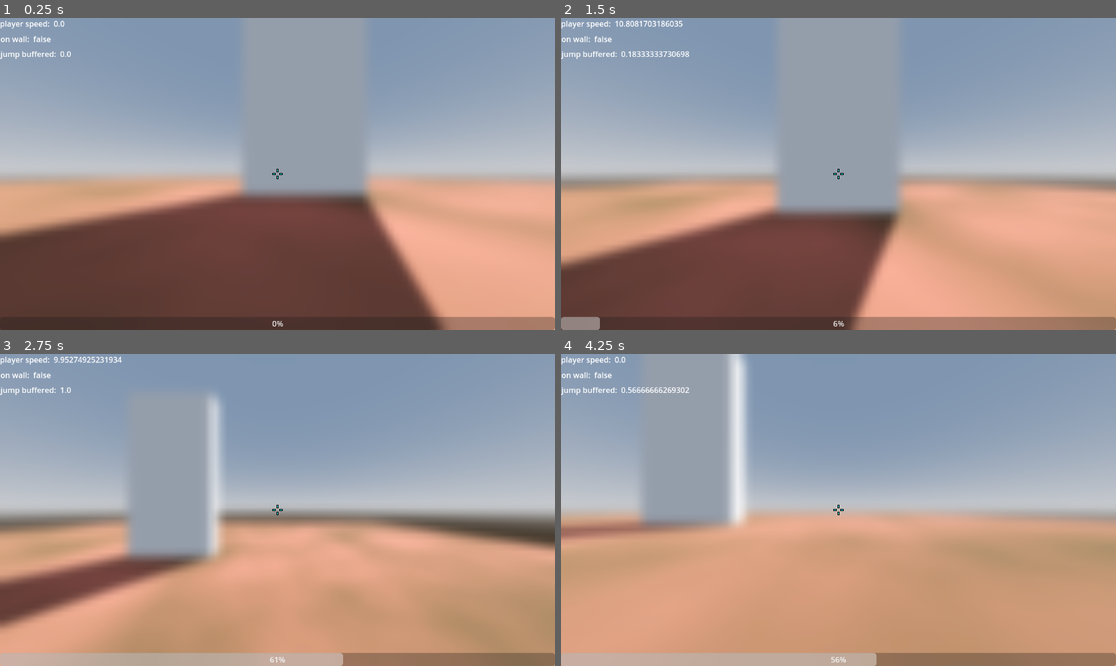
Above: before the commit, frames 1-4 (two rows, left to right).
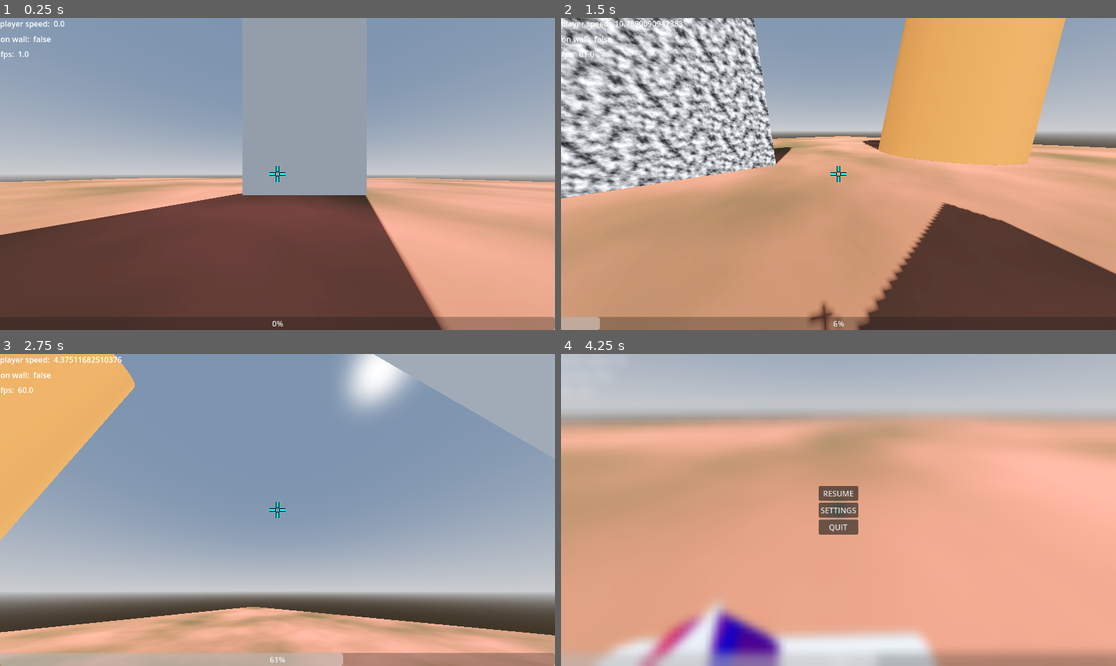
Above: after the commit, the same moments.

Repository: frederikhoheisel/pogotohell
Game: Godot game, scene res://level/test.tscn
The game is run twice, just before and just after one commit, with the same random seed, the same clock (stepped at 60 frames per second) and the same inputs.
Inputs (mouse positions are in pixels of both pictures, inside the frame that each line leads up to):
- Up to frame 1 (0.25 s): no input
- Up to frame 2 (1.5 s): tap Enter at 0.5 s; move the mouse to (960, 158) at 0.52 s; hold D (right) 0.53-1.28 s; hold Space (jump) 0.53-1.28 s; click (960, 158) at 0.67 s; move the mouse to (727, 189) at 1.27 s; hold S (backward) from 1.28 s (still down); tap Space (jump) at 1.35 s; click (727, 189) at 1.42 s
- Up to frame 3 (2.75 s): tap Space (jump) at 1.52, 1.82 s; move the mouse to (333, 441) at 2.02 s; release S (backward) at 2.03 s; hold D (right) from 2.03 s (still down); hold Space (jump) from 2.03 s (still down); click (333, 441) at 2.17 s
- Up to frame 4 (4.25 s): move the mouse to (810, 572) at 2.77 s; release D (right) at 2.78 s; release Space (jump) at 2.78 s; hold W (forward) 2.78-3.53 s; tap Space (jump) at 2.85, 3.02, 3.32 s; click (810, 572) at 2.92 s; move the mouse to (1005, 556) at 3.52 s; hold A (left) from 3.53 s (still down); hold Space (jump) from 3.53 s (still down); click (1005, 556) at 3.67 s; tap Escape (ui_cancel) at 4.15 s

The runs differ from the first frame. In frame 1, 4.1% of the frame differs, in the area x 0-100%, y 10-100%; in frame 2, 77%; in frame 3, 66%; in frame 4, 80%, in the area x 0-100%, y 0-100%.

Commit message:
crosshair editor

Diff:
--- a/pogo-to-hell/entities/player/player.gd
+++ b/pogo-to-hell/entities/player/player.gd
@@ -152,7 +152,7 @@
 		low_pivot.rotation.z = move_toward(low_pivot.rotation.z, 0.0, delta)
 
 
-	if not on_wall and jump_strength < 0.1 or (self.is_on_wall() and not on_wall):
+	if (not on_wall and jump_strength < 0.1 or (self.is_on_wall() and not on_wall)) or not on_wall and not self.is_on_floor():
 		head.rotation.z = move_toward(head.rotation.z, 0.0, delta)
 		pogo.global_rotation.z = move_toward(pogo.global_rotation.z, 0.0, delta)
 		pogo.global_rotation.x = move_toward(pogo.global_rotation.x, 0.0, delta)
--- a/pogo-to-hell/level/test.tscn
+++ b/pogo-to-hell/level/test.tscn
@@ -1,8 +1,7 @@
-[gd_scene load_steps=20 format=3 uid="uid://lwbfiwaigua3"]
+[gd_scene load_steps=19 format=3 uid="uid://lwbfiwaigua3"]
 
 [ext_resource type="PackedScene" uid="uid://cp0aw825yr8om" path="res://entities/player/player.tscn" id="1_dlp0f"]
 [ext_resource type="PackedScene" uid="uid://c1mxi56rrm2c4" path="res://ui/hud.tscn" id="2_8abgs"]
-[ext_resource type="PackedScene" uid="uid://ch062xtce311c" path="res://ui/pause_menu.tscn" id="3_sywkh"]
 
 [sub_resource type="ProceduralSkyMaterial" id="ProceduralSkyMaterial_dlp0f"]
 sky_horizon_color = Color(0.66224277, 0.6717428, 0.6867428, 1)
@@ -63,8 +62,6 @@
 
 [node name="Test" type="Node3D"]
 
-[node name="PauseMenu" parent="." instance=ExtResource("3_sywkh")]
-
 [node name="WorldEnvironment" type="WorldEnvironment" parent="."]
 environment = SubResource("Environment_sywkh")
 
--- a/pogo-to-hell/ui/crosshair.gdshader
+++ b/pogo-to-hell/ui/crosshair.gdshader
@@ -1,50 +1,50 @@
 shader_type canvas_item;
 
 
-uniform float thick: hint_range(0.0, 0.5, 0.01) = 0.1;
-uniform float hole: hint_range(-0.5, 0.5, 0.01) = 0.2;
-uniform float halo_thickness: hint_range(0.0, 0.2, 0.01) = 0.01;
+uniform float thick: hint_range(0.0, 0.5, 0.01) = 0.03;
+uniform float hole: hint_range(0.0, 0.5, 0.01) = 0.06;
+uniform float halo_thickness: hint_range(0.0, 0.1, 0.001) = 0.02;
 uniform float size: hint_range(0.0, 1.0, 0.01) = 0.5;
-uniform vec4 col: source_color;
+uniform vec4 col: source_color = vec4(0.0, 1.0, 1.0, 1.0);
 uniform bool use_inv_screen_color = false;
 uniform sampler2D screen_texture : hint_screen_texture, repeat_disable, filter_nearest;
 
 
 void fragment() {
-	vec4 color;
+	vec3 color;
 	if (use_inv_screen_color) {
-		color = texture(screen_texture, SCREEN_UV);
-		color = vec4(1.0) - color;
+		color = texture(screen_texture, SCREEN_UV).rgb;
+		color = vec3(1.0) - color;
 	}
 	else {
-		color = col;
+		color = col.rgb;
 	}
 
 	vec2 uv = UV;
 
-	float alpha = max(step(0.5 - thick, uv.x) - step(0.5 + thick, uv.x), step(0.5 - thick, uv.y) - step(0.5 + thick, uv.y));
+	float alpha = max(step(0.5 - thick - halo_thickness, uv.x) - step(0.5 + thick + halo_thickness, uv.x), step(0.5 - thick - halo_thickness, uv.y) - step(0.5 + thick + halo_thickness, uv.y));
 
 	alpha -= min(1.0 - (step(0.5 + hole, uv.x) + 1.0 - step(0.5 - hole, uv.x)), 1.0 - (step(0.5 + hole, uv.y) + 1.0 - step(0.5 - hole, uv.y)));
 
-	alpha -= step(0.5 + size / 2.0, uv.x);
-	alpha -= 1.0 - step(0.5 - size / 2.0, uv.x);
-	alpha -= step(0.5 + size / 2.0, uv.y);
-	alpha -= 1.0 - step(0.5 - size / 2.0, uv.y);
+	alpha -= step(0.5 + size / 2.0 + halo_thickness, uv.x);
+	alpha -= 1.0 - step(0.5 - size / 2.0 - halo_thickness, uv.x);
+	alpha -= step(0.5 + size / 2.0 + halo_thickness, uv.y);
+	alpha -= 1.0 - step(0.5 - size / 2.0 - halo_thickness, uv.y);
 
 	// uv.y < 0.5 - thick + halo_thickness
 
-	if (uv.x > 0.5 + thick - halo_thickness && uv.y < 0.5 - thick + halo_thickness ||
-		uv.x < 0.5 - thick + halo_thickness && uv.y < 0.5 - thick + halo_thickness ||
-		uv.x > 0.5 + thick - halo_thickness && uv.y > 0.5 + thick - halo_thickness ||
-		uv.x < 0.5 - thick + halo_thickness && uv.y > 0.5 + thick - halo_thickness ||
-		uv.y < halo_thickness + 0.5 - size / 2.0 || uv.y > 1.0 - halo_thickness - 0.5 + size / 2.0 ||
-		uv.x < halo_thickness + 0.5 - size / 2.0 || uv.x > 1.0 - halo_thickness - 0.5 + size / 2.0 ||
+	if (uv.x > 0.5 + thick && uv.y < 0.5 - thick ||
+		uv.x < 0.5 - thick && uv.y < 0.5 - thick ||
+		uv.x > 0.5 + thick && uv.y > 0.5 + thick ||
+		uv.x < 0.5 - thick && uv.y > 0.5 + thick ||
+		uv.y < 0.5 - size / 2.0 || uv.y > 1.0 - 0.5 + size / 2.0 ||
+		uv.x < 0.5 - size / 2.0 || uv.x > 1.0 - 0.5 + size / 2.0 ||
 		uv.x > 0.5 - hole - halo_thickness && uv.x < 0.5 + hole + halo_thickness &&
 		uv.y > 0.5 - hole - halo_thickness && uv.y < 0.5 + hole + halo_thickness)
 	{
-		color = vec4(0.0, 0.0, 0.0, 1.0);
+		color = vec3(0.0, 0.0, 0.0);
 	}
 
-	COLOR = color;
+	COLOR.rgb = color;
 	COLOR.a = alpha;
 }
--- /dev/null
+++ b/pogo-to-hell/ui/crosshair.tres
@@ -0,0 +1,12 @@
+[gd_resource type="ShaderMaterial" load_steps=2 format=3 uid="uid://c7n6hmrhx0x1n"]
+
+[ext_resource type="Shader" uid="uid://6pdoa2h2fsuk" path="res://ui/crosshair.gdshader" id="1_pyn8h"]
+
+[resource]
+shader = ExtResource("1_pyn8h")
+shader_parameter/thick = 0.03
+shader_parameter/hole = 0.06
+shader_parameter/halo_thickness = 0.02
+shader_parameter/size = 0.5
+shader_parameter/col = Color(0, 1, 1, 1)
+shader_parameter/use_inv_screen_color = false
--- a/pogo-to-hell/ui/hud.gd
+++ b/pogo-to-hell/ui/hud.gd
@@ -8,10 +8,30 @@
 @onready var debug_label_1: Label = $DebugLabel1
 @onready var debug_label_2: Label = $DebugLabel2
 @onready var debug_label_3: Label = $DebugLabel3
+@onready var settings_menu: CanvasLayer = $SettingsMenu
+@onready var pause_menu: CanvasLayer = $PauseMenu
+
+
+func _input(event: InputEvent) -> void:
+	if event.is_action_pressed("ui_cancel"):
+		print(event)
+		if pause_menu.settings_shown:
+			_on_pause_menu_settings_pressed(false)
+			pause_menu.settings_shown = false
+
+		pause_menu.paused = not pause_menu.paused
+
+		Input.set_mouse_mode(Input.MOUSE_MODE_VISIBLE if pause_menu.paused else Input.MOUSE_MODE_CAPTURED)
+		pause_menu.visible = pause_menu.paused
+		get_tree().paused = pause_menu.paused
 
 
 func _process(_delta: float) -> void:
 	progress_bar.value = player.jump_strength * 100.0
 	debug_label_1.text = "player speed:  " + str(player.velocity.length())
 	debug_label_2.text = "on wall:  " + str(player.on_wall)
-	debug_label_3.text = "jump buffered:  " + str(player.wish_dir.length())
+	debug_label_3.text = "fps:  " + str(Engine.get_frames_per_second())
+
+
+func _on_pause_menu_settings_pressed(toggled_on: bool) -> void:
+	settings_menu.visible = toggled_on
--- a/pogo-to-hell/ui/hud.tscn
+++ b/pogo-to-hell/ui/hud.tscn
@@ -1,16 +1,9 @@
-[gd_scene load_steps=4 format=3 uid="uid://c1mxi56rrm2c4"]
+[gd_scene load_steps=5 format=3 uid="uid://c1mxi56rrm2c4"]
 
 [ext_resource type="Script" uid="uid://d2iuqmxdbt7ko" path="res://ui/hud.gd" id="1_rbyyf"]
-[ext_resource type="Shader" uid="uid://6pdoa2h2fsuk" path="res://ui/crosshair.gdshader" id="2_276te"]
-
-[sub_resource type="ShaderMaterial" id="ShaderMaterial_546lt"]
-shader = ExtResource("2_276te")
-shader_parameter/thick = 0.02999999932944
-shader_parameter/hole = 0.05999998748288004
-shader_parameter/halo_thickness = 0.01999999955296
-shader_parameter/size = 0.3499999921768
-shader_parameter/col = Color(0, 1, 1, 1)
-shader_parameter/use_inv_screen_color = false
+[ext_resource type="Material" uid="uid://c7n6hmrhx0x1n" path="res://ui/crosshair.tres" id="2_7ihmi"]
+[ext_resource type="PackedScene" uid="uid://ch062xtce311c" path="res://ui/pause_menu.tscn" id="3_546lt"]
+[ext_resource type="PackedScene" uid="uid://d4baqm2niu2b0" path="res://ui/settings_menu.tscn" id="4_7ihmi"]
 
 [node name="Hud" type="CanvasLayer"]
 script = ExtResource("1_rbyyf")
@@ -40,8 +33,8 @@
 offset_right = 41.0
 offset_bottom = 86.0
 
-[node name="ColorRect" type="ColorRect" parent="."]
-material = SubResource("ShaderMaterial_546lt")
+[node name="Crosshair" type="ColorRect" parent="."]
+material = ExtResource("2_7ihmi")
 custom_minimum_size = Vector2(32, 32)
 anchors_preset = 8
 anchor_left = 0.5
@@ -55,3 +48,14 @@
 grow_horizontal = 2
 grow_vertical = 2
 mouse_filter = 2
+
+[node name="PauseMenu" parent="." instance=ExtResource("3_546lt")]
+layer = 2
+visible = false
+
+[node name="SettingsMenu" parent="." instance=ExtResource("4_7ihmi")]
+layer = 2
+visible = false
+
+[connection signal="settings_pressed" from="PauseMenu" to="." method="_on_pause_menu_settings_pressed"]
+[connection signal="settings_disabled" from="SettingsMenu" to="." method="_on_pause_menu_settings_pressed"]
--- a/pogo-to-hell/ui/pause_menu.gd
+++ b/pogo-to-hell/ui/pause_menu.gd
@@ -1,18 +1,25 @@
 extends CanvasLayer
 
 
-var paused: bool = false
+signal settings_pressed(toggled_on: bool)
 
 
-# Called when the node enters the scene tree for the first time.
-func _ready() -> void:
-	pass # Replace with function body.
+var paused: bool = false
+var settings_shown: bool = false
 
 
-func _unhandled_input(event: InputEvent) -> void:
-	if event.is_action_pressed("ui_cancel"):
-		paused = not paused
+func _on_settings_button_pressed() -> void:
+	settings_pressed.emit(true)
+	settings_shown = true
 
-		Input.set_mouse_mode(Input.MOUSE_MODE_VISIBLE if paused else Input.MOUSE_MODE_CAPTURED)
-		self.visible = paused
-		get_tree().paused = paused
+
+func _on_resume_button_pressed() -> void:
+	paused = false
+
+	Input.set_mouse_mode(Input.MOUSE_MODE_CAPTURED)
+	self.visible = paused
+	get_tree().paused = paused
+
+
+func _on_exit_button_pressed() -> void:
+	get_tree().quit()
--- a/pogo-to-hell/ui/pause_menu.tscn
+++ b/pogo-to-hell/ui/pause_menu.tscn
@@ -9,13 +9,7 @@
 
 void fragment() {
 	COLOR = textureLod(screen_texture, SCREEN_UV, 3.0);
-}
-
-//void light() {
-//	// Called for every pixel for every light affecting the CanvasItem.
-//	// Uncomment to replace the default light processing function with this one.
-//}
-"
+}"
 
 [sub_resource type="ShaderMaterial" id="ShaderMaterial_ejwgg"]
 shader = SubResource("Shader_50142")
@@ -25,10 +19,41 @@
 script = ExtResource("1_50142")
 
 [node name="ColorRect" type="ColorRect" parent="."]
-z_index = 1
 material = SubResource("ShaderMaterial_ejwgg")
 anchors_preset = 15
 anchor_right = 1.0
 anchor_bottom = 1.0
 grow_horizontal = 2
 grow_vertical = 2
+mouse_filter = 2
+
+[node name="VBoxContainer" type="VBoxContainer" parent="."]
+anchors_preset = 8
+anchor_left = 0.5
+anchor_top = 0.5
+anchor_right = 0.5
+anchor_bottom = 0.5
+offset_left = -20.0
+offset_top = -20.0
+offset_right = 20.0
+offset_bottom = 20.0
+grow_horizontal = 2
+grow_vertical = 2
+mouse_filter = 2
+alignment = 1
+
+[node name="ResumeButton" type="Button" parent="VBoxContainer"]
+layout_mode = 2
+text = "RESUME"
+
+[node name="SettingsButton" type="Button" parent="VBoxContainer"]
+layout_mode = 2
+text = "SETTINGS"
+
+[node name="ExitButton" type="Button" parent="VBoxContainer"]
+layout_mode = 2
+text = "QUIT"
+
+[connection signal="pressed" from="VBoxContainer/ResumeButton" to="." method="_on_resume_button_pressed"]
+[connection signal="pressed" from="VBoxContainer/SettingsButton" to="." method="_on_settings_button_pressed"]
+[connection signal="pressed" from="VBoxContainer/ExitButton" to="." method="_on_exit_button_pressed"]
--- /dev/null
+++ b/pogo-to-hell/ui/settings_menu.gd
@@ -0,0 +1,47 @@
+extends CanvasLayer
+
+
+signal settings_disabled(to: bool)
+
+
+var crosshair_material: ShaderMaterial
+
+
+
+func _ready() -> void:
+	crosshair_material = %Crosshair.material
+	%ColorPicker.color = crosshair_material.get_shader_parameter("col")
+	%CheckBox.button_pressed = crosshair_material.get_shader_parameter("use_inv_screen_color")
+	%LenghtHSlider.value = crosshair_material.get_shader_parameter("size") * 100.0
+	%ThickHSlider.value = crosshair_material.get_shader_parameter("thick") * 100.0
+	%GapHSlider.value = crosshair_material.get_shader_parameter("hole") * 200
+	%HaloHSlider.value = crosshair_material.get_shader_parameter("halo_thickness") * 1000.0
+
+
+func _on_inverse_color_toggled(toggled_on: bool) -> void:
+	crosshair_material.set_shader_parameter("use_inv_screen_color", toggled_on)
+
+
+
+func _on_color_picker_color_changed(color: Color) -> void:
+	crosshair_material.set_shader_parameter("col", color)
+
+
+func _on_lenght_h_slider_value_changed(value: float) -> void:
+	crosshair_material.set_shader_parameter("size", value / 100.0)
+
+
+func _on_button_pressed() -> void:
+	settings_disabled.emit(false)
+
+
+func _on_thick_h_slider_value_changed(value: float) -> void:
+	crosshair_material.set_shader_parameter("thick", value / 100.0)
+
+
+func _on_gap_h_slider_value_changed(value: float) -> void:
+	crosshair_material.set_shader_parameter("hole", value / 200.0)
+
+
+func _on_halo_h_slider_value_changed(value: float) -> void:
+	crosshair_material.set_shader_parameter("halo_thickness", value / 1000.0)
--- /dev/null
+++ b/pogo-to-hell/ui/settings_menu.tscn
@@ -0,0 +1,232 @@
+[gd_scene load_steps=6 format=3 uid="uid://d4baqm2niu2b0"]
+
+[ext_resource type="Script" uid="uid://c345mgnsemfif" path="res://ui/settings_menu.gd" id="1_xutny"]
+[ext_resource type="Material" uid="uid://c7n6hmrhx0x1n" path="res://ui/crosshair.tres" id="2_xutny"]
+
+[sub_resource type="StyleBoxFlat" id="StyleBoxFlat_xutny"]
+bg_color = Color(0.15294118, 0.15294118, 0.15294118, 1)
+border_width_left = 8
+border_width_top = 8
+border_width_right = 8
+border_width_bottom = 8
+border_color = Color(0.06879826, 0.06879829, 0.068798244, 1)
+border_blend = true
+corner_radius_top_left = 32
+corner_radius_top_right = 32
+corner_radius_bottom_right = 32
+corner_radius_bottom_left = 32
+
+[sub_resource type="StyleBoxFlat" id="StyleBoxFlat_2ty5h"]
+bg_color = Color(0.80049086, 0.8004908, 0.8004906, 1)
+corner_radius_top_left = 16
+corner_radius_top_right = 16
+corner_radius_bottom_right = 16
+corner_radius_bottom_left = 16
+
+[sub_resource type="StyleBoxFlat" id="StyleBoxFlat_a6yft"]
+bg_color = Color(0.15294118, 0.15294118, 0.15294118, 1)
+
+[node name="SettingsMenu" type="CanvasLayer"]
+process_mode = 3
+script = ExtResource("1_xutny")
+
+[node name="MarginContainer" type="MarginContainer" parent="."]
+anchors_preset = 15
+anchor_right = 1.0
+anchor_bottom = 1.0
+grow_horizontal = 2
+grow_vertical = 2
+theme_override_constants/margin_left = 128
+theme_override_constants/margin_top = 64
+theme_override_constants/margin_right = 128
+theme_override_constants/margin_bottom = 64
+
+[node name="PanelContainer" type="PanelContainer" parent="MarginContainer"]
+layout_mode = 2
+theme_override_styles/panel = SubResource("StyleBoxFlat_xutny")
+
+[node name="VBoxContainer" type="VBoxContainer" parent="MarginContainer/PanelContainer"]
+layout_mode = 2
+mouse_filter = 2
+theme_override_constants/separation = 16
+
+[node name="Label" type="Label" parent="MarginContainer/PanelContainer/VBoxContainer"]
+layout_mode = 2
+size_flags_vertical = 3
+text = "CROSSHAIR SETTINGS"
+horizontal_alignment = 1
+vertical_alignment = 1
+
+[node name="HBoxContainer" type="HBoxContainer" parent="MarginContainer/PanelContainer/VBoxContainer"]
+layout_mode = 2
+size_flags_vertical = 3
+mouse_filter = 2
+theme_override_constants/separation = 64
+alignment = 1
+
+[node name="VBoxContainer" type="VBoxContainer" parent="MarginContainer/PanelContainer/VBoxContainer/HBoxContainer"]
+layout_mode = 2
+mouse_filter = 2
+theme_override_constants/separation = 20
+alignment = 1
+
+[node name="Preview" type="HBoxContainer" parent="MarginContainer/PanelContainer/VBoxContainer/HBoxContainer/VBoxContainer"]
+layout_mode = 2
+size_flags_vertical = 3
+mouse_filter = 2
+theme_override_constants/separation = 32
+alignment = 2
+
+[node name="Label" type="Label" parent="MarginContainer/PanelContainer/VBoxContainer/HBoxContainer/VBoxContainer/Preview"]
+layout_mode = 2
+text = "preview"
+
+[node name="Panel" type="PanelContainer" parent="MarginContainer/PanelContainer/VBoxContainer/HBoxContainer/VBoxContainer/Preview"]
+custom_minimum_size = Vector2(74, 74)
+layout_mode = 2
+size_flags_horizontal = 4
+size_flags_vertical = 4
+mouse_filter = 2
+mouse_default_cursor_shape = 3
+theme_override_styles/panel = SubResource("StyleBoxFlat_2ty5h")
+
+[node name="Crosshair" type="ColorRect" parent="MarginContainer/PanelContainer/VBoxContainer/HBoxContainer/VBoxContainer/Preview/Panel"]
+unique_name_in_owner = true
+material = ExtResource("2_xutny")
+custom_minimum_size = Vector2(64, 64)
+layout_mode = 2
+size_flags_horizontal = 4
+size_flags_vertical = 4
+mouse_filter = 2
+mouse_default_cursor_shape = 3
+
+[node name="InverseColor" type="HBoxContainer" parent="MarginContainer/PanelContainer/VBoxContainer/HBoxContainer/VBoxContainer"]
+layout_mode = 2
+size_flags_vertical = 3
+mouse_filter = 2
+alignment = 1
+
+[node name="Label" type="Label" parent="MarginContainer/PanelContainer/VBoxContainer/HBoxContainer/VBoxContainer/InverseColor"]
+layout_mode = 2
+size_flags_horizontal = 3
+text = "use inverse screen color"
+
+[node name="CheckBox" type="CheckBox" parent="MarginContainer/PanelContainer/VBoxContainer/HBoxContainer/VBoxContainer/InverseColor"]
+unique_name_in_owner = true
+layout_mode = 2
+size_flags_horizontal = 3
+size_flags_stretch_ratio = 0.6
+mouse_filter = 1
+mouse_default_cursor_shape = 3
+alignment = 1
+icon_alignment = 1
+
+[node name="Length" type="HBoxContainer" parent="MarginContainer/PanelContainer/VBoxContainer/HBoxContainer/VBoxContainer"]
+layout_mode = 2
+size_flags_vertical = 3
+mouse_filter = 2
+
+[node name="Label" type="Label" parent="MarginContainer/PanelContainer/VBoxContainer/HBoxContainer/VBoxContainer/Length"]
+layout_mode = 2
+size_flags_horizontal = 3
+text = "length"
+
+[node name="LenghtHSlider" type="HSlider" parent="MarginContainer/PanelContainer/VBoxContainer/HBoxContainer/VBoxContainer/Length"]
+unique_name_in_owner = true
+custom_minimum_size = Vector2(256, 0)
+layout_mode = 2
+size_flags_vertical = 1
+mouse_default_cursor_shape = 3
+
+[node name="Thickness" type="HBoxContainer" parent="MarginContainer/PanelContainer/VBoxContainer/HBoxContainer/VBoxContainer"]
+layout_mode = 2
+size_flags_vertical = 3
+
+[node name="Label" type="Label" parent="MarginContainer/PanelContainer/VBoxContainer/HBoxContainer/VBoxContainer/Thickness"]
+layout_mode = 2
+size_flags_horizontal = 3
+text = "thickness"
+
+[node name="ThickHSlider" type="HSlider" parent="MarginContainer/PanelContainer/VBoxContainer/HBoxContainer/VBoxContainer/Thickness"]
+unique_name_in_owner = true
+custom_minimum_size = Vector2(256, 0)
+layout_mode = 2
+size_flags_vertical = 1
+mouse_default_cursor_shape = 3
+
+[node name="Gap" type="HBoxContainer" parent="MarginContainer/PanelContainer/VBoxContainer/HBoxContainer/VBoxContainer"]
+layout_mode = 2
+size_flags_vertical = 3
+
+[node name="Label" type="Label" parent="MarginContainer/PanelContainer/VBoxContainer/HBoxContainer/VBoxContainer/Gap"]
+layout_mode = 2
+size_flags_horizontal = 3
+text = "gap"
+
+[node name="GapHSlider" type="HSlider" parent="MarginContainer/PanelContainer/VBoxContainer/HBoxContainer/VBoxContainer/Gap"]
+unique_name_in_owner = true
+custom_minimum_size = Vector2(256, 0)
+layout_mode = 2
+size_flags_vertical = 1
+mouse_default_cursor_shape = 3
+
+[node name="Halo" type="HBoxContainer" parent="MarginContainer/PanelContainer/VBoxContainer/HBoxContainer/VBoxContainer"]
+layout_mode = 2
+size_flags_vertical = 3
+
+[node name="Label" type="Label" parent="MarginContainer/PanelContainer/VBoxContainer/HBoxContainer/VBoxContainer/Halo"]
+layout_mode = 2
+size_flags_horizontal = 3
+text = "halo"
+
+[node name="HaloHSlider" type="HSlider" parent="MarginContainer/PanelContainer/VBoxContainer/HBoxContainer/VBoxContainer/Halo"]
+unique_name_in_owner = true
+custom_minimum_size = Vector2(256, 0)
+layout_mode = 2
+size_flags_vertical = 1
+mouse_default_cursor_shape = 3
+
+[node name="ColorPicker" type="VBoxContainer" parent="MarginContainer/PanelContainer/VBoxContainer/HBoxContainer"]
+layout_mode = 2
+mouse_filter = 2
+alignment = 1
+
+[node name="Label2" type="Label" parent="MarginContainer/PanelContainer/VBoxContainer/HBoxContainer/ColorPicker"]
+layout_mode = 2
+size_flags_horizontal = 3
+text = "COLOR"
+horizontal_alignment = 1
+
+[node name="ColorPicker" type="ColorPicker" parent="MarginContainer/PanelContainer/VBoxContainer/HBoxContainer/ColorPicker"]
+unique_name_in_owner = true
+layout_mode = 2
+mouse_filter = 0
+mouse_default_cursor_shape = 3
+edit_alpha = false
+edit_intensity = false
+picker_shape = 1
+can_add_swatches = false
+sampler_visible = false
+color_modes_visible = false
+hex_visible = false
+presets_visible = false
+
+[node name="Button" type="Button" parent="MarginContainer/PanelContainer/VBoxContainer"]
+custom_minimum_size = Vector2(128, 0)
+layout_mode = 2
+size_flags_horizontal = 4
+size_flags_vertical = 3
+theme_override_styles/normal = SubResource("StyleBoxFlat_a6yft")
+theme_override_styles/pressed = SubResource("StyleBoxFlat_a6yft")
+theme_override_styles/hover = SubResource("StyleBoxFlat_a6yft")
+theme_override_styles/disabled = SubResource("StyleBoxFlat_a6yft")
+theme_override_styles/focus = SubResource("StyleBoxFlat_a6yft")
+text = "RETURN"
+
+[connection signal="toggled" from="MarginContainer/PanelContainer/VBoxContainer/HBoxContainer/VBoxContainer/InverseColor/CheckBox" to="." method="_on_inverse_color_toggled"]
+[connection signal="value_changed" from="MarginContainer/PanelContainer/VBoxContainer/HBoxContainer/VBoxContainer/Length/LenghtHSlider" to="." method="_on_lenght_h_slider_value_changed"]
+[connection signal="value_changed" from="MarginContainer/PanelContainer/VBoxContainer/HBoxContainer/VBoxContainer/Thickness/ThickHSlider" to="." method="_on_thick_h_slider_value_changed"]
+[connection signal="value_changed" from="MarginContainer/PanelContainer/VBoxContainer/HBoxContainer/VBoxContainer/Gap/GapHSlider" to="." method="_on_gap_h_slider_value_changed"]
+[connection signal="value_changed" from="MarginContainer/PanelContainer/VBoxContainer/HBoxContainer/VBoxContainer/Halo/HaloHSlider" to="." method="_on_halo_h_slider_value_changed"]
+[connection signal="color_changed" from="MarginContainer/PanelContainer/VBoxContainer/HBoxContainer/ColorPicker/ColorPicker" to="." method="_on_color_picker_color_changed"]
+[connection signal="pressed" from="MarginContainer/PanelContainer/VBoxContainer/Button" to="." method="_on_button_pressed"]
Not shown, added: pogo-to-hell/ui/settings_menu.gd.uid
